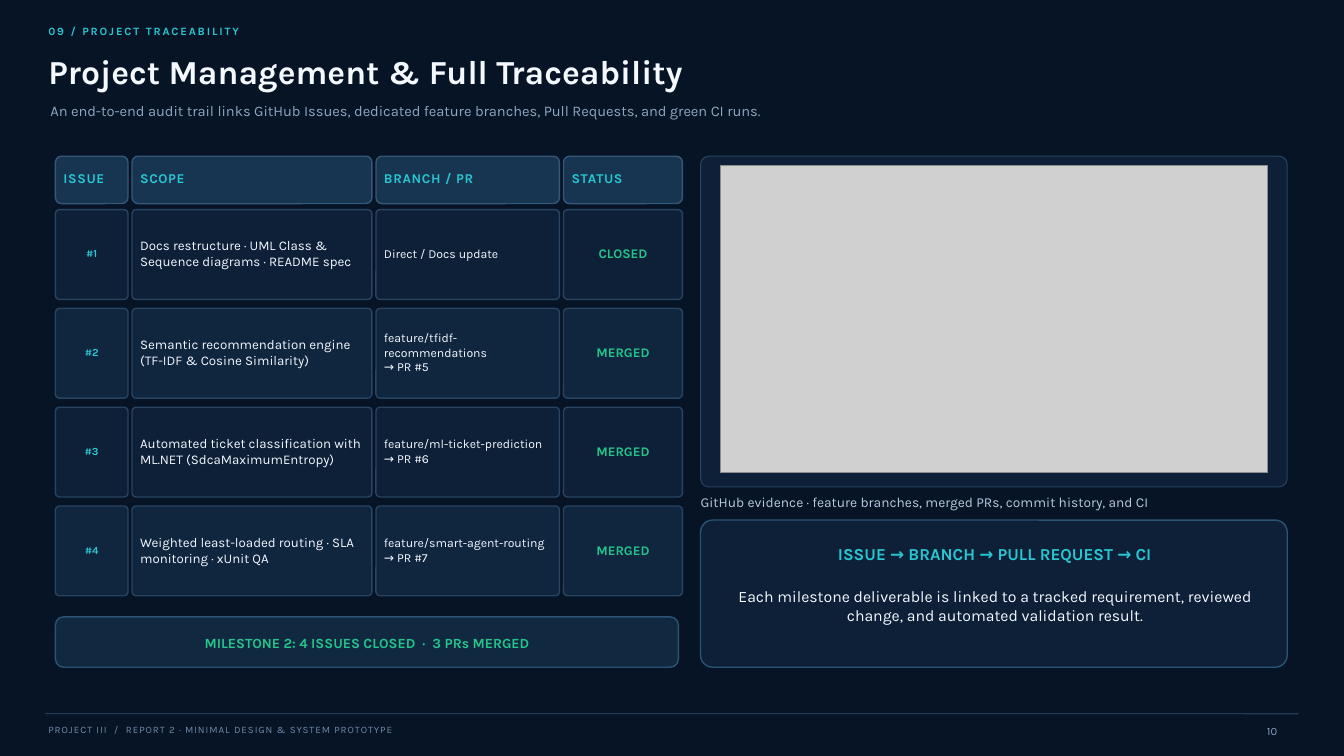
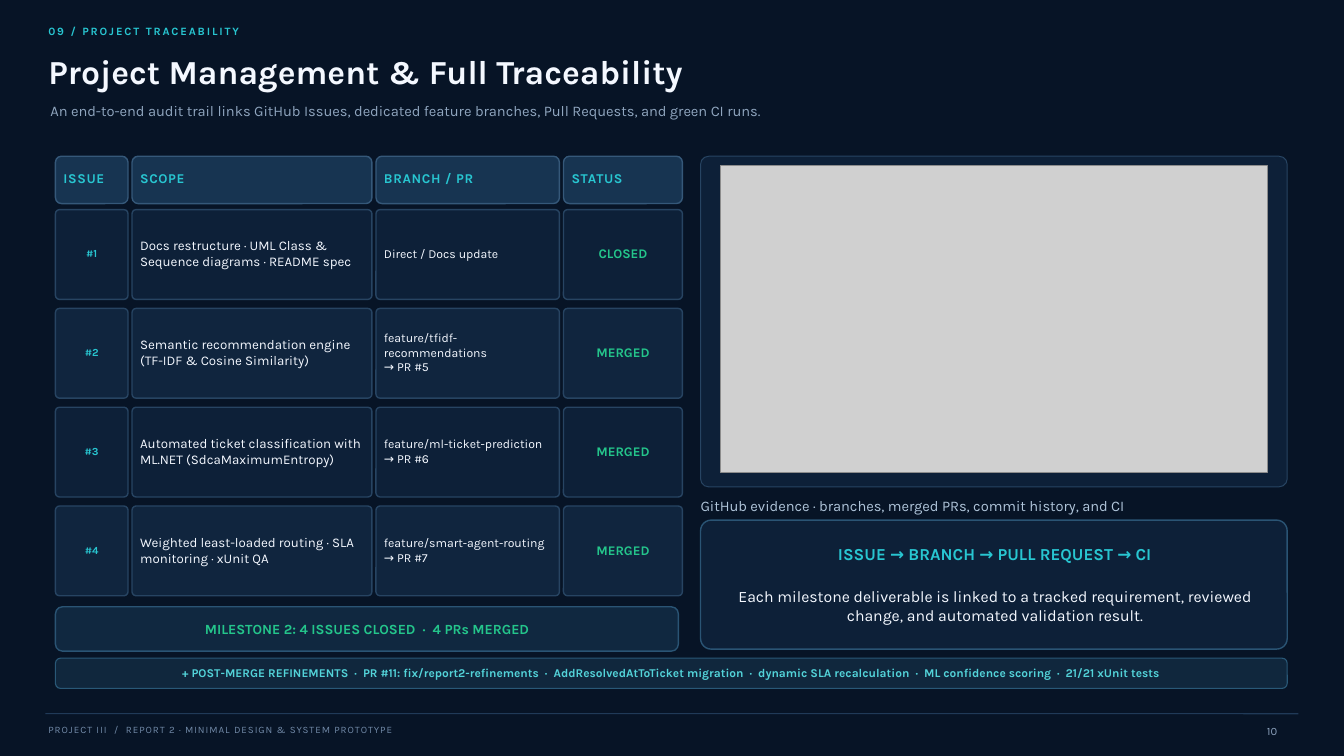
Before and after one commit to AlexandruCristianGeorgeSerban/IT-Helpdesk-Platform, a slide deck: slide 10 of Docs/Project 3 Tools/Report 2 - Intermediary/IT_Helpdesk_Report2_Intermediary.pptx. Drawn at 1344x756 pixels with LibreOffice and Linux fonts; fonts in the diff are those of the drawing; grey boxes stand for pictures. Boxes give left, top, right and bottom in pixels: in the first picture for what was removed or moved away, otherwise in the second. Text is boxed around its words. In the diff, an @@ line names an element or a change of style, - is before the commit and + after.

Commit message:
docs(report-2): update intermediary presentation and PDF with final Report 2 metrics

```diff
--- a/Docs/Project 3 Tools/Report 2 - Intermediary/IT_Helpdesk_Report2_Intermediary.pptx
+++ b/Docs/Project 3 Tools/Report 2 - Intermediary/IT_Helpdesk_Report2_Intermediary.pptx
@@ text at [701, 501, 1124, 515]: text changed; size 9.8 to 10.5 pt; text colour #B8CAE0 to #B0C5DA @@
-GitHub evidence · feature branches, merged PRs, commit history, and CI
+GitHub evidence · branches, merged PRs, commit history, and CI
@@ text "GitHub evidence · branches, merged ..." at [701, 501, 1124, 515]: vertical alignment top to middle @@
@@ rounded rectangle: place and size @@
-rounded rectangle at [701, 520, 1288, 667]
+rounded rectangle at [701, 520, 1288, 649]
@@ rounded rectangle: place and size @@
-rounded rectangle at [55, 617, 679, 667]
+rounded rectangle at [55, 607, 679, 651]
@@ text at [205, 625, 529, 634]: text changed @@
-MILESTONE 2: 4 ISSUES CLOSED · 3 PRs MERGED
+MILESTONE 2: 4 ISSUES CLOSED · 4 PRs MERGED
@@ rounded rectangle added at [55, 658, 1288, 689], fill #10273D, outline #295877 0.8 pt @@
@@ text added at [192, 668, 1159, 680], 8.5 pt, text #53D3D9, bold @@
++ POST-MERGE REFINEMENTS · PR #11: fix/report2-refinements · AddResolvedAtToTicket migration · dynamic SLA recalculation · ML confidence scoring · 21/21 xUnit tests
```
Also in this commit, not shown: 7 other slides changed, 1 other file.
